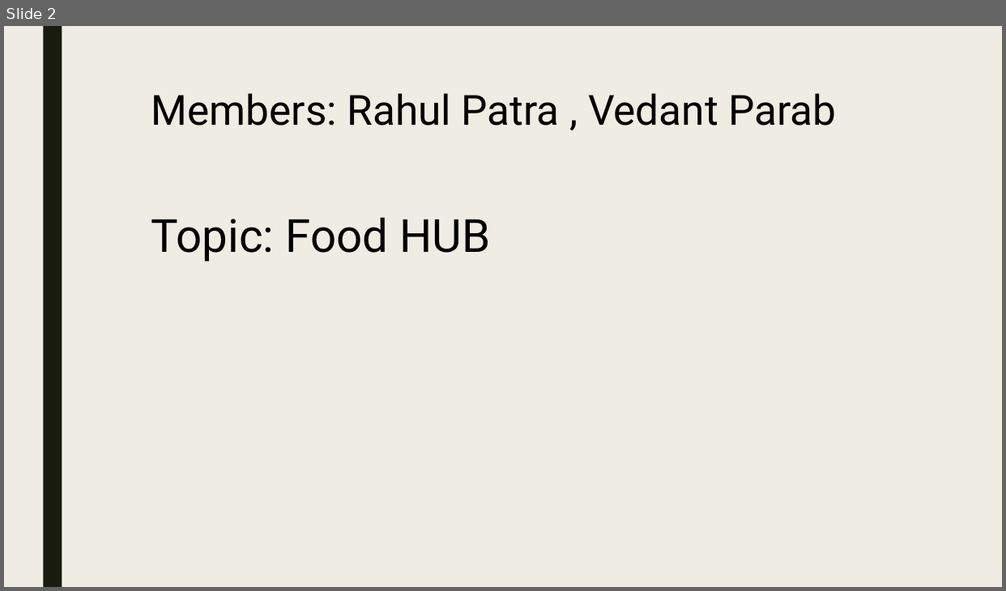
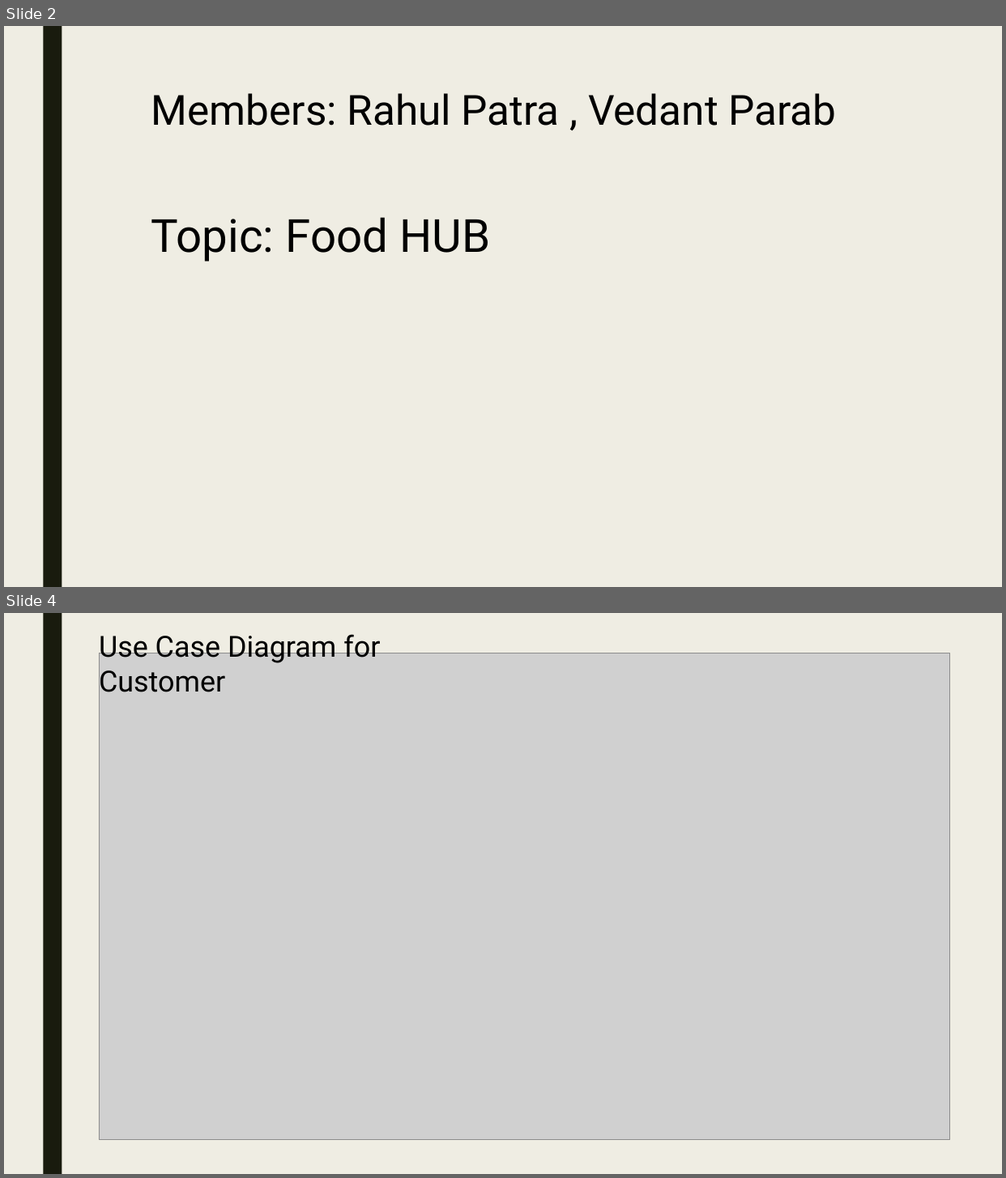
Before and after one commit to foodhub01/Food_Hub, a slide deck: presentation.pptx. Shown one above the other, each under a label of ours: slide 2 before the commit, slides 2 and 4 after it; the slides between them are not shown. The pictures are 1006x591 and 1006x1178 pixels, drawn with LibreOffice and Linux fonts; fonts in the diff are those of the drawing; grey boxes stand for pictures. Boxes give left, top, right and bottom in pixels: in the first picture for what was removed or moved away, otherwise in the second. Text is boxed around its words. In the diff, an @@ line names an element or a change of style, - is before the commit and + after.

```diff
--- a/presentation.pptx
+++ b/presentation.pptx
@@ slide 4 added at <box>4,613,1002,1174</box>, background #EFEDE3; not listed: 1 template element that a slide beside it also shows @@
@@ text added at <box>99,634,380,699</box>, 28 pt, text #000000 @@
+Use Case Diagram for Customer
@@ picture added at <box>99,653,950,1140</box> @@
```
Also in this commit, not shown: 3 other slides added, 4 slides removed.
